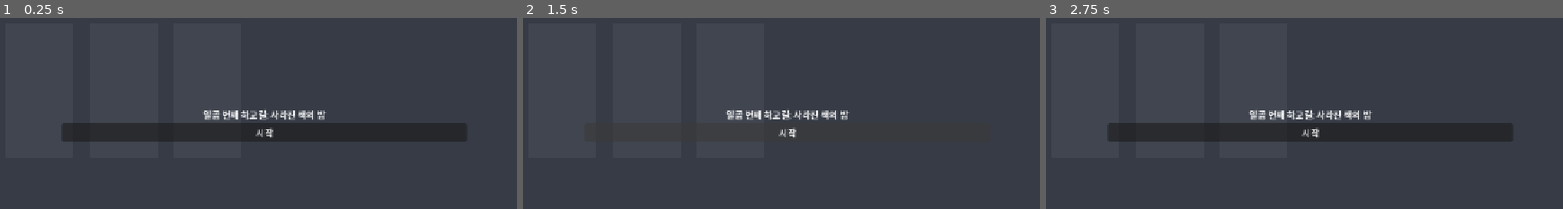
Above: before the commit, frames 1-3 (left to right).
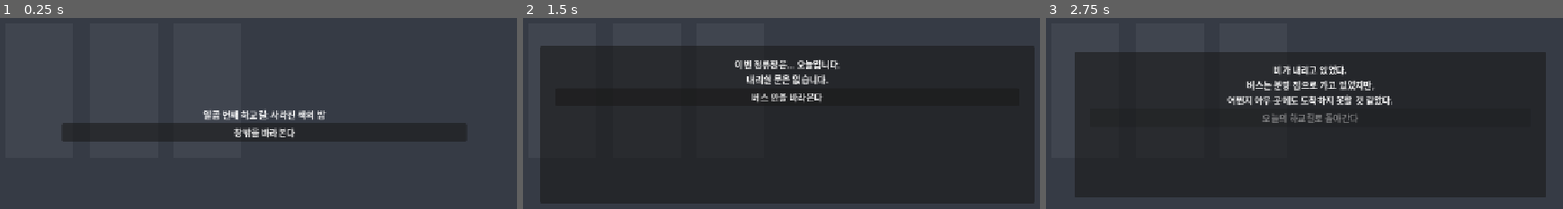
Above: after the commit, the same moments.

Repository: yogitobi31/afterschool
Game: Godot game, scene res://scenes/Main.tscn
Two runs of this game, one before a commit and one after it. Both use one fixed random seed, a clock stepped at 60 frames per second and the inputs below.
Inputs (mouse positions are in pixels of both pictures, inside the frame that each line leads up to):
- Up to frame 1 (0.25 s): no input
- Up to frame 2 (1.5 s): click "시작" (after the commit: "창밖을 바라본다") at 0.5 s; click (786, 132) at 1.25 s, where only the run before the commit has a clickable "시작"
- Up to frame 3 (2.75 s): click (1309, 96) at 2 s, where only the run after the commit has a clickable "버스 안을 바라본다"

The runs differ from the first frame. In frame 1, 0.4% of the frame differs, in the area x 45-58%, y 57-63%; in frame 2, 71%, in the area x 3-99%, y 14-98%; in frame 3, 61%.
Error before the commit: Parse Error: Unexpected "?" in source. If you want a ternary operator, use "truthy_value if true_condition else falsy_value". (res://scripts/main.gd:55)

Commit message:
Fix GDScript ternary syntax in main scene flow

Diff:
--- a/scripts/main.gd
+++ b/scripts/main.gd
@@ -52,7 +52,7 @@
 func _show_bus() -> void:
 	_show_only(bus_layer)
 	day_label.text = "%d일차 하교길" % state.day
-	guide_label.text = state.day == 5 ? "마지막 선택: 학생 한 명과 색 하나를 고른다." : "오늘, 더 바라볼 수 있는 마음: %d" % state.action_points
+	guide_label.text = "마지막 선택: 학생 한 명과 색 하나를 고른다." if state.day == 5 else "오늘, 더 바라볼 수 있는 마음: %d" % state.action_points
 	observe_label.text = "이상한 안내방송: 이번 정류장은… 오늘입니다. 내리실 문은 없습니다."
 	_refresh_bus_actions()
 
@@ -85,7 +85,7 @@
 	if clue.is_empty():
 		state.spend_action()
 		observe_label.text = "기억에 남은 장면은 있었지만, 새 단서는 찾지 못했다."
-		guide_label.text = state.action_points > 0 ? "오늘, 더 바라볼 수 있는 마음: %d" % state.action_points : "오늘은 더 바라볼 수 없다."
+		guide_label.text = "오늘, 더 바라볼 수 있는 마음: %d" % state.action_points if state.action_points > 0 else "오늘은 더 바라볼 수 없다."
 		return
 	state.spend_action()
 	var clue_id: String = str(clue.get("id", ""))
@@ -97,7 +97,7 @@
 		audio.play_sfx("ui_select_sfx")
 	else:
 		observe_label.text = "기억에 남은 장면: %s\n이미 본 마음이었지만, 오늘은 다르게 남았다." % clue_title
-	guide_label.text = state.action_points > 0 ? "오늘, 더 바라볼 수 있는 마음: %d" % state.action_points : "오늘은 더 바라볼 수 없다."
+	guide_label.text = "오늘, 더 바라볼 수 있는 마음: %d" % state.action_points if state.action_points > 0 else "오늘은 더 바라볼 수 없다."
 
 func _find_clue_for(area_id: String) -> Dictionary:
 	for clue_data in data.clues:
